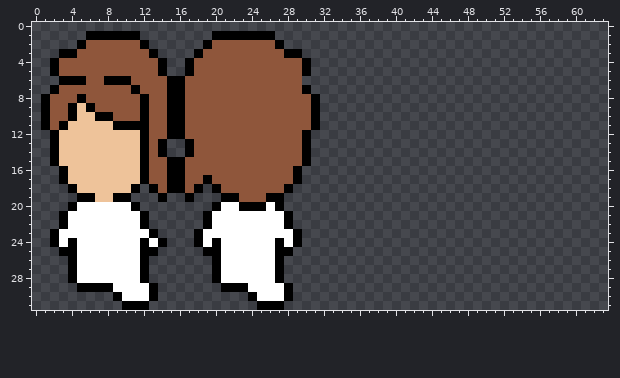
One commit to this pixel-art sprite: res/player/player_sprite3.png. This is how it looked before the edit.
The file is 64x32 pixels.
After:
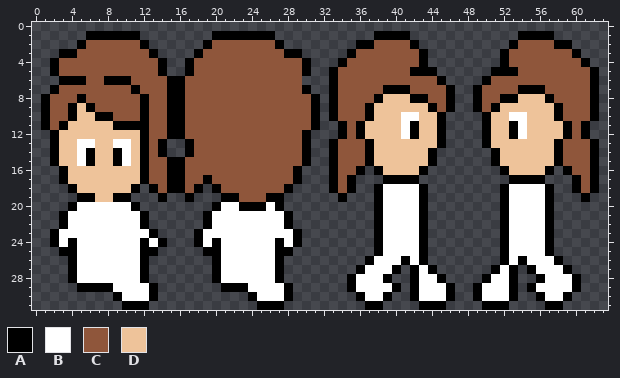
Palette (. is transparent): A #000000  B #ffffff  C #8f563b  D #eec39a
What changed:
y 1: x 38..41 .... -> AAAA; x 54..57 .... -> AAAA
y 2: x 36..42 ....... -> AACCCCA; x 53..59 ....... -> ACCCCAA
y 3: x 35..43 ......... -> ACCCCCCCA; x 52..60 ......... -> ACCCCCCCA
y 4: x 34..43 .......... -> ACCCCCCCCA; x 52..61 .......... -> ACCCCCCCCA
y 5: x 33..44 ............ -> ACCCCCCCCAAA; x 51..62 ............ -> AAACCCCCCCCA
y 6: x 33..45 ............. -> ACCCCCCCCCCCA; x 50..62 ............. -> ACCCCCCCCCCCA
y 7: x 33..46 .............. -> ACCCCCAAACCCCA; x 49..62 .............. -> ACCCCAAACCCCCA
y 8: x 33..46 .............. -> ACCCCADDDAACCA; x 49..62 .............. -> ACCAADDDACCCCA
y 9: x 33..46 .............. -> ACCCADDDDDDACA; x 49..62 .............. -> ACADDDDDDACCCA
y 10: x 33..45 ............. -> ACCCADDDBBDDA; x 50..62 ............. -> ADDBBDDDACCCA
y 11..12: x 34..45 ............ -> ACADDDDBADDA; x 50..61 ............ -> ADDABDDDDACA
y 13: x 5..6 DD -> BB; x 9..10 DD -> BB; x 33..45 ............. -> ACCCADDDDDDDA; x 50..62 ............. -> ADDDDDDDACCCA
y 14..15: x 5..6 DD -> BA; x 9..10 DD -> AB; x 33..44 ............ -> ACCCADDDDDDA; x 51..62 ............ -> ADDDDDDACCCA
y 16: x 33..36 .... -> ACCA; x 38..43 ...... -> ADDDDA; x 52..57 ...... -> ADDDDA; x 59..62 .... -> ACCA
y 17: x 33..35 ... -> ACA; x 39..42 .... -> AAAA; x 53..56 .... -> AAAA; x 60..62 ... -> ACA
y 18: x 33..35 ... -> ACA; x 38..43 ...... -> ABBBBA; x 52..57 ...... -> ABBBBA; x 60..62 ... -> ACA
y 19: x 34 . -> A; x 38..43 ...... -> ABBBBA; x 52..57 ...... -> ABBBBA; x 61 . -> A
y 20..25: x 38..43 ...... -> ABBBBA; x 52..57 ...... -> ABBBBA
y 26: x 37..43 ....... -> ABBBABA; x 52..58 ....... -> ABABBBA
y 27: x 36..40 ..... -> ABBBA; x 42..44 ... -> ABA; x 51..53 ... -> ABA; x 55..59 ..... -> ABBBA
y 28: x 35..39 ..... -> ABBBA; x 42..45 .... -> ABBA; x 50..53 .... -> ABBA; x 56..60 ..... -> ABBBA
y 29: x 35..40 ...... -> ABBBBA; x 42..46 ..... -> ABBBA; x 49..53 ..... -> ABBBA; x 55..60 ...... -> ABBBBA
y 30: x 36..39 .... -> ABBA; x 42..46 ..... -> ABBBA; x 49..53 ..... -> ABBBA; x 56..59 .... -> ABBA
y 31: x 37..38 .. -> AA; x 43..45 ... -> AAA; x 50..52 ... -> AAA; x 57..58 .. -> AA
Pixel boxes of the changes (left, top, right, bottom) in both pictures:
added: (329, 31, 599, 310)
changed: (77, 139, 131, 166)
